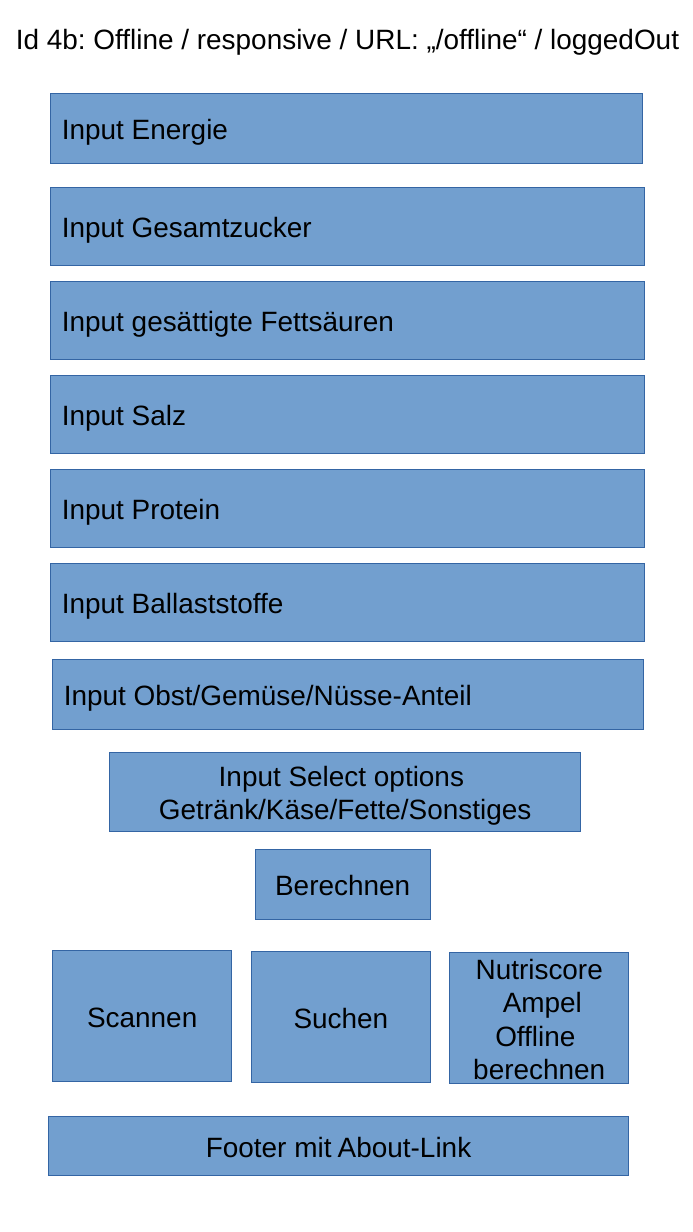
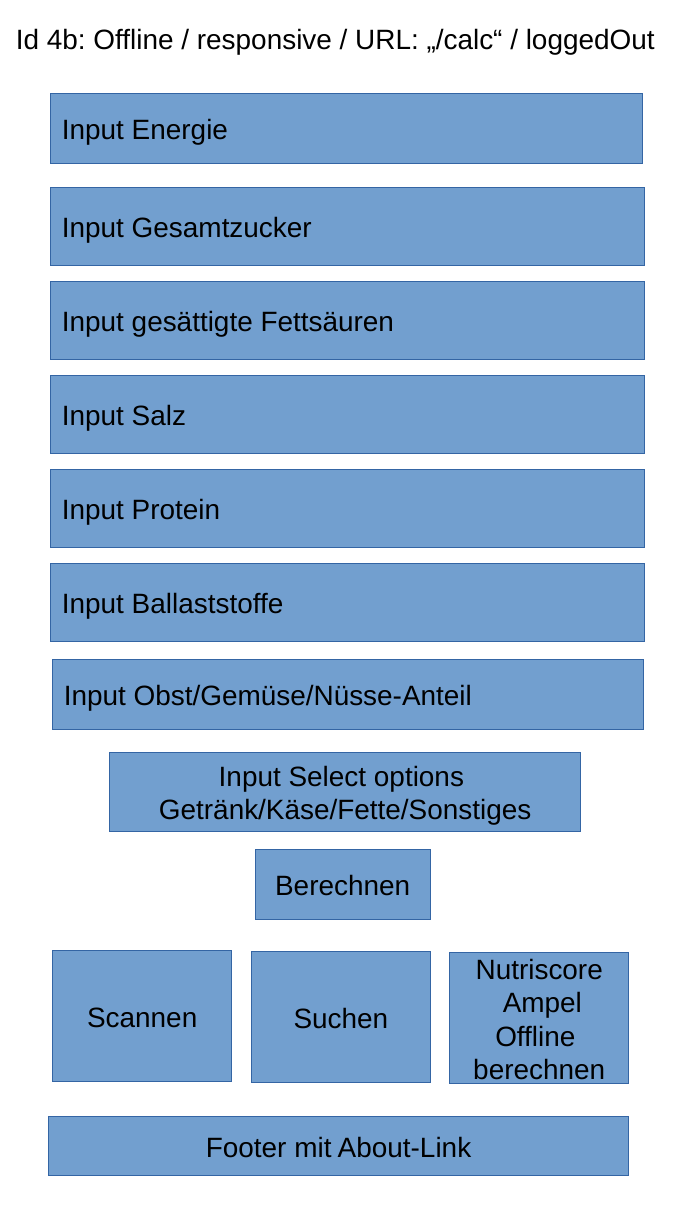
Before and after one commit to HolgerZerbe/foodata, a slide deck: slide 4 of concept/textdateien/Foodata Mockups responsive.odp. Drawn at 693x1232 pixels with LibreOffice and Linux fonts; fonts in the diff are those of the drawing. Boxes give left, top, right and bottom in pixels: in the first picture for what was removed or moved away, otherwise in the second. Text is boxed around its words. In the diff, an @@ line names an element or a change of style, - is before the commit and + after.

Commit message:
responsive Mockups geändert

```diff
--- a/concept/textdateien/Foodata Mockups responsive.odp
+++ b/concept/textdateien/Foodata Mockups responsive.odp
@@ text at [16, 28, 655, 54]: text changed @@
-Id 4b: Offline / responsive / URL: „/offline“ / loggedOut
+Id 4b: Offline / responsive / URL: „/calc“ / loggedOut
```
Also in this commit, not shown: 1 other file.
